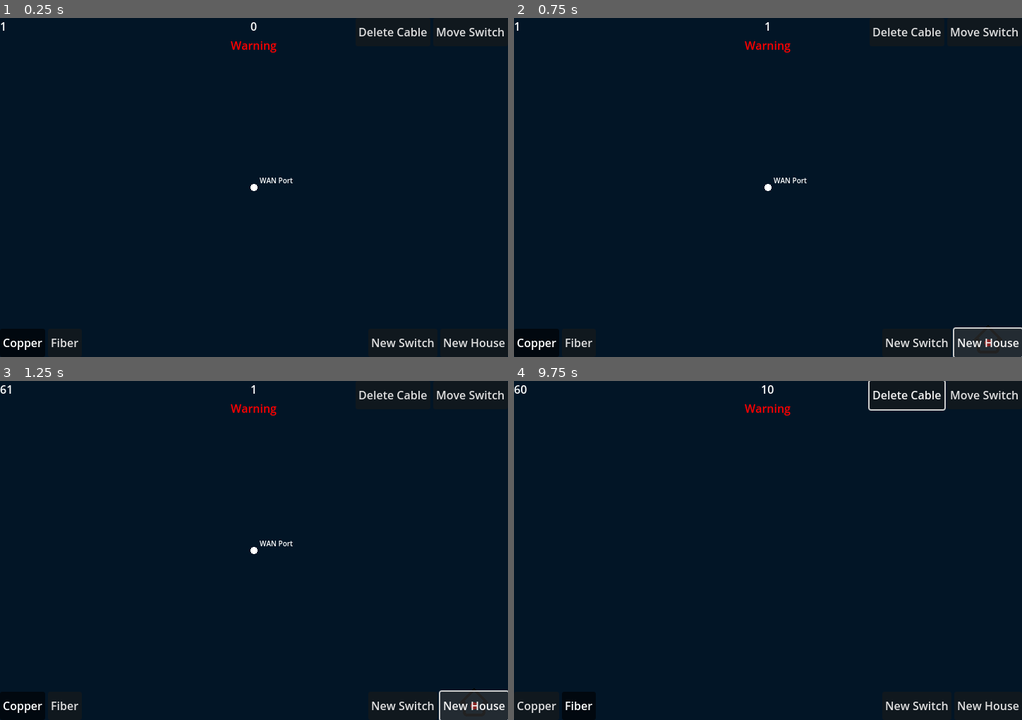
Above: before the commit, frames 1-4 (two rows, left to right).
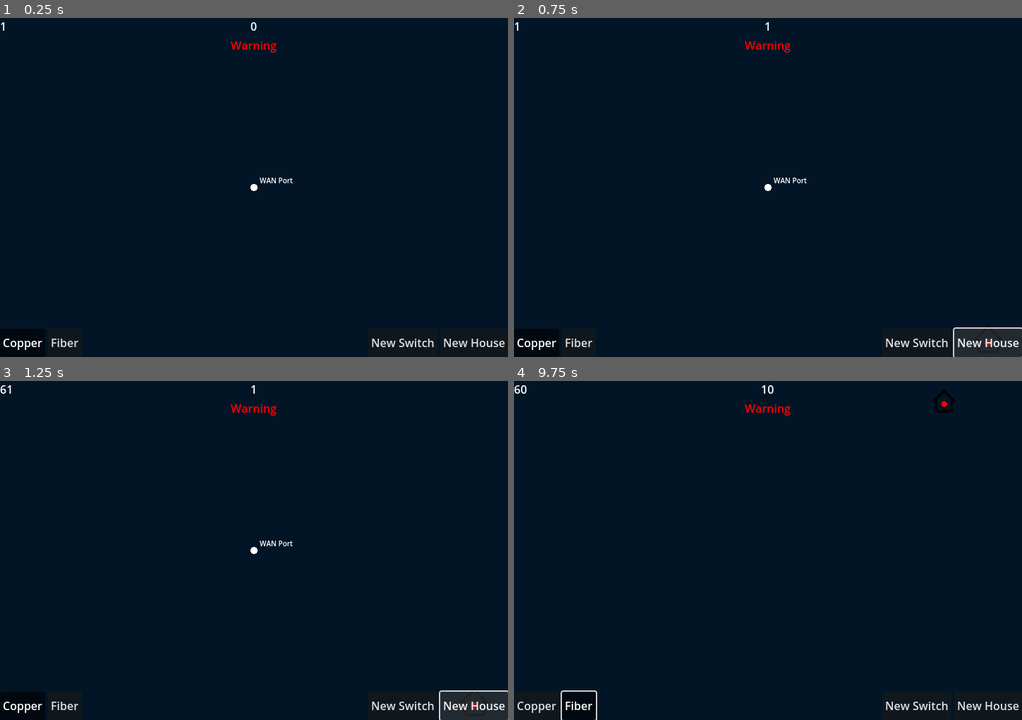
Above: after the commit, the same moments.

Repository: jcronenberg/crISP
Game: Godot game, scene res://src/scenes/main/game.tscn
Same seed, same stepped clock (60 frames per second), same inputs: the game is played once before the commit and once after it.
Inputs (mouse positions are in pixels of both pictures, inside the frame that each line leads up to):
- Up to frame 1 (0.25 s): no input
- Up to frame 2 (0.75 s): click "New House" at 0.5 s
- Up to frame 3 (1.25 s): no input
- Up to frame 4 (9.75 s): click "New House" at 1.25 s; click "Copper" at 2 s; click "Fiber" at 2.75 s; tap Enter at 3.5, 5, 8 s; drag from (768, 550) to (986, 706) at 3.52 s; tap Space at 4.25, 7.25 s; drag from (666, 567) to (986, 706) at 4.27 s; move the mouse to (818, 475) at 5.02 s; press the mouse at (818, 475) at 5.03 s; hold Right 5.03-5.75 s; tap Ctrl (SelectMultiple, bound only after the commit) at 5.3, 8.3 s; release the mouse at (818, 475) at 5.75 s; drag from (742, 618) to (615, 499) at 5.77 s; move the mouse to (920, 601) at 6.52 s; hold Left 6.53-7.25 s; hold Middle mouse button (Back) 6.53-7.25 s; click (920, 601) at 6.67 s; tap Shift (SnapToGrid) at 6.8 s; drag from (615, 499) to (691, 465) at 7.27 s; move the mouse to (793, 550) at 8.02 s; press the mouse at (793, 550) at 8.03 s; hold Down 8.03-8.75 s; release the mouse at (793, 550) at 8.75 s; drag from (691, 465) to (666, 567) at 8.77 s; move the mouse to (879, 533) at 9.52 s; hold Up from 9.53 s (still down); hold Mouse wheel down (ZoomOut) from 9.53 s (still down); click (879, 533) at 9.67 s

The runs differ from the first frame. In frame 1, 0.3% of the frame differs, in the area x 70-100%, y 2-6%; in frame 2, 0.3%; in frame 3, 0.3%; in frame 4, 0.6%, in the area x 9-100%, y 0-100%.

Commit message:
Add a selection system
Cables and switches can now be selected (which will make them highlighted) and
then deleted. Switches can also be moved.

Diff:
--- a/project.godot
+++ b/project.godot
@@ -72,6 +72,11 @@
 "events": [Object(InputEventMouseButton,"resource_local_to_scene":false,"resource_name":"","device":-1,"window_id":0,"a …(253 unchanged characters)…
 ]
 }
+SelectMultiple={
+"deadzone": 0.5,
+"events": [Object(InputEventKey,"resource_local_to_scene":false,"resource_name":"","device":0,"window_id":0,"alt_pressed":false,"shift_pressed":false,"ctrl_pressed":false,"meta_pressed":false,"pressed":false,"keycode":0,"physical_keycode":4194326,"key_label":0,"unicode":0,"location":0,"echo":false,"script":null)
+]
+}
 
 [rendering]
 
--- a/src/UI/game_ui.gd
+++ b/src/UI/game_ui.gd
@@ -19,21 +19,21 @@
 	%WarningLabel.visible = false
 
 
-func _on_move_switch_button_pressed() -> void:
-	Global.cursor_mode = Global.CursorModes.MOVE_SWITCH
+func toggle_delete_cable_button_visibility(state: bool) -> void:
+	%DeleteCableButton.visible = state
 
 
 func _on_delete_cable_button_pressed() -> void:
-	Global.cursor_mode = Global.CursorModes.DELETE_CABLE
+	Global.current_simulation.delete_selected_nodes()
 
 
 func _on_new_switch_button_pressed() -> void:
-	Global.get_current_simulation().create_switch()
+	Global.current_simulation.create_switch()
 	Global.cursor_mode = Global.CursorModes.CABLE
 
 
 func _on_new_house_button_pressed() -> void:
-	Global.get_current_simulation().create_house()
+	Global.current_simulation.create_house()
 	Global.cursor_mode = Global.CursorModes.CABLE
 
 
--- a/src/UI/game_ui.tscn
+++ b/src/UI/game_ui.tscn
@@ -12,6 +12,7 @@
 anchor_bottom = 1.0
 grow_horizontal = 2
 grow_vertical = 2
+mouse_filter = 2
 script = ExtResource("1_hlsmw")
 
 [node name="FPSCounter" type="Label" parent="."]
@@ -91,25 +92,20 @@
 anchors_preset = 1
 anchor_left = 1.0
 anchor_right = 1.0
-offset_left = -198.0
-offset_bottom = 40.0
+offset_left = -106.0
+offset_bottom = 31.0
 grow_horizontal = 0
 
 [node name="DeleteCableButton" type="Button" parent="CursorModeButtons"]
+unique_name_in_owner = true
+visible = false
 layout_mode = 2
 toggle_mode = true
 button_group = SubResource("ButtonGroup_2kd3i")
-text = "Delete Cable"
-
-[node name="MoveSwitchButton" type="Button" parent="CursorModeButtons"]
-layout_mode = 2
-toggle_mode = true
-button_group = SubResource("ButtonGroup_2kd3i")
-text = "Move Switch"
+text = "Delete selected"
 
 [connection signal="pressed" from="CableTypesButtons/CableCopperButton" to="." method="_on_cable_copper_button_pressed"]
 [connection signal="pressed" from="CableTypesButtons/CableFiberButton" to="." method="_on_cable_fiber_button_pressed"]
 [connection signal="pressed" from="NewNodesButtons/NewSwitchButton" to="." method="_on_new_switch_button_pressed"]
 [connection signal="pressed" from="NewNodesButtons/NewHouseButton" to="." method="_on_new_house_button_pressed"]
 [connection signal="pressed" from="CursorModeButtons/DeleteCableButton" to="." method="_on_delete_cable_button_pressed"]
-[connection signal="pressed" from="CursorModeButtons/MoveSwitchButton" to="." method="_on_move_switch_button_pressed"]
--- a/src/cables/cable_node.gd
+++ b/src/cables/cable_node.gd
@@ -8,7 +8,7 @@
 		port1 = port
 		port.connected_cable = self
 		global_position = port.global_position
-		add_point(port.global_position)
+		cable_add_point(port.global_position)
 var port2: PortNode = null
 var cable_type: Global.CableTypes:
 	set(value):
@@ -34,9 +34,9 @@
 func _input(event: InputEvent) -> void:
 	if event.is_action_pressed("Use"):
 		# Check if position under cursor is possible endpoint
-		var space_rid := get_world_2d().space
-		var space_state := PhysicsServer2D.space_get_direct_state(space_rid)
-		var query := PhysicsPointQueryParameters2D.new()
+		var space_rid: RID = get_world_2d().space
+		var space_state: PhysicsDirectSpaceState2D = PhysicsServer2D.space_get_direct_state(space_rid)
+		var query: PhysicsPointQueryParameters2D = PhysicsPointQueryParameters2D.new()
 		query.collide_with_areas = true
 		query.position = get_global_mouse_position()
 		if Input.is_action_pressed("SnapToGrid"):
@@ -54,24 +54,27 @@
 				collider.connected_cable = self
 
 				port2 = collider
-				set_point_position(points.size() - 1, collider.global_position - global_position)
+				cable_set_point_position(points.size() - 1, collider.global_position - global_position)
 
 				# Add collision
 				set_cable_collision()
 
 				# Setup is finished, add to simulation
-				Global.get_current_simulation().add_cable_to_sim(self)
+				Global.current_simulation.add_cable_to_sim(self)
+
+				# Set input as handled so we don't select the cable immediately
+				get_viewport().set_input_as_handled()
 				return
 			# Invalid because point is an endpoint but not free
 			elif "is_endpoint" in node["collider"]:
 				return
 
 		# Add new point, position doesn't matter, it get's set by _process
-		add_point(Vector2(0, 0))
+		cable_add_point(Vector2(0, 0))
 	elif event.is_action_pressed("Cancel"):
 		queue_free()
 	elif event.is_action_pressed("Back") and points.size() > 2:
-		remove_point(points.size() - 1)
+		cable_remove_point(points.size() - 1)
 	elif event.is_action_pressed("Back"):
 		queue_free()
 
@@ -80,7 +83,7 @@
 	var cursor_pos: Vector2 = get_global_mouse_position()
 	if Input.is_action_pressed("SnapToGrid"):
 		cursor_pos = cursor_pos.snapped(Vector2i(20, 20))
-	set_point_position(points.size() - 1, cursor_pos - global_position)
+	cable_set_point_position(points.size() - 1, cursor_pos - global_position)
 
 
 func _exit_tree() -> void:
@@ -88,7 +91,26 @@
 		port1.connected_cable = null
 	if port2 and is_instance_valid(port2):
 		port2.connected_cable = null
-	Global.get_current_simulation().delete_cable(self)
+	Global.current_simulation.delete_cable(self)
+	Global.current_simulation.unselect_node(self)
+
+
+## Wrapper, that adds the point to both the cable and the outline
+func cable_add_point(point: Vector2) -> void:
+	add_point(point)
+	%Outline.add_point(point)
+
+
+## Wrapper, that sets a point's position on both the cable and the outline
+func cable_set_point_position(point_index: int, point: Vector2) -> void:
+	set_point_position(point_index, point)
+	%Outline.set_point_position(point_index, point)
+
+
+## Wrapper, that removes the point from both the cable and the outline
+func cable_remove_point(point_index: int) -> void:
+	remove_point(point_index)
+	%Outline.remove_point(point_index)
 
 
 func update_cur_bandwidth(bandwidth: int) -> void:
@@ -152,18 +174,27 @@
 	return col_polys
 
 
-func _on_line_collision_input_event(_viewport: Viewport, event: InputEvent, _shape_idx: int) -> void:
+func highlight(state: bool) -> void:
+	if being_edited or is_queued_for_deletion():
+		return
+	%Outline.visible = state
+	z_index = 1 if state else 0
+
+
+func _generic_input(event: InputEvent) -> void:
 	if event is not InputEventMouseButton or not event.pressed:
 		return
 
-	if event.is_action_pressed("Use") and Global.cursor_mode == Global.CursorModes.DELETE_CABLE:
-		queue_free()
+	elif event.is_action_pressed("Use"):
+		Global.current_simulation.select_node(self)
+
+
+func _on_line_collision_input_event(viewport: Viewport, event: InputEvent, _shape_idx: int) -> void:
+	_generic_input(event)
+	viewport.set_input_as_handled()
 
 
 # TODO allow moving of points
-func _on_point_collision_input_event(_viewport: Viewport, event: InputEvent, _shape_idx: int) -> void:
-	if event is not InputEventMouseButton or not event.pressed:
-		return
-
-	if event.is_action_pressed("Use") and Global.cursor_mode == Global.CursorModes.DELETE_CABLE:
-		queue_free()
+func _on_point_collision_input_event(viewport: Viewport, event: InputEvent, _shape_idx: int) -> void:
+	_generic_input(event)
+	viewport.set_input_as_handled()
--- a/src/cables/cable_node.tscn
+++ b/src/cables/cable_node.tscn
@@ -15,3 +15,14 @@
 round_precision = 32
 antialiased = true
 script = ExtResource("2_jdo53")
+
+[node name="Outline" type="Line2D" parent="."]
+unique_name_in_owner = true
+visible = false
+show_behind_parent = true
+points = PackedVector2Array(0, 0)
+width = 8.0
+default_color = Color(1, 1, 1, 0.705882)
+joint_mode = 2
+round_precision = 32
+antialiased = true
--- a/src/endpoints/house_node.gd
+++ b/src/endpoints/house_node.gd
@@ -23,7 +23,7 @@
 func _input(event: InputEvent) -> void:
 	if event.is_action_pressed("Use"):
 		placed = true
-		Global.get_current_simulation().add_endpoint(self)
+		Global.current_simulation.add_endpoint(self)
 		set_process(false)
 		set_process_input(false)
 		get_viewport().set_input_as_handled()
--- a/src/endpoints/port_node.gd
+++ b/src/endpoints/port_node.gd
@@ -8,13 +8,18 @@
 	get = get_is_port_connected
 
 
-func _input_event(_viewport: Viewport, event: InputEvent, _shape_idx: int) -> void:
+func _ready() -> void:
+	connect("input_event", _on_input_event)
+
+
+func _on_input_event(viewport: Viewport, event: InputEvent, _shape_idx: int) -> void:
 	if (
 			event.is_action_pressed("Use")
 			and not is_port_connected
 			and Global.cursor_mode == Global.CursorModes.CABLE
 			):
-		Global.get_current_simulation().request_cable_creation(self)
+		Global.current_simulation.request_cable_creation(self)
+		viewport.set_input_as_handled()
 
 
 func _exit_tree() -> void:
--- a/src/endpoints/switch_node.gd
+++ b/src/endpoints/switch_node.gd
@@ -23,10 +23,15 @@
 			move_connected_cables(old_position - global_position)
 
 
+func _exit_tree() -> void:
+	Global.current_simulation.remove_endpoint(self)
+	Global.current_simulation.unselect_node(self)
+
+
 func _input(event: InputEvent) -> void:
-	if event.is_action_pressed("Use"):
+	if event.is_action_pressed("Use") and not placed:
 		placed = true
-		Global.get_current_simulation().add_endpoint(self)
+		Global.current_simulation.add_endpoint(self)
 		get_viewport().set_input_as_handled()
 	elif event.is_action_pressed("Back") or event.is_action_pressed("Cancel"):
 		queue_free()
@@ -39,12 +44,23 @@
 			child.move_connected_cable(position_diff, final)
 
 
+func highlight(state: bool) -> void:
+	if is_queued_for_deletion():
+		return
+
+	%Outline.visible = state
+	%SelectedUI.visible = state
+	z_index = 1 if state else 0
+
+
 func _on_switch_body_area_input_event(_viewport: Viewport, event: InputEvent, _shape_idx: int) -> void:
-	if (
-			event.is_action_pressed("Use")
-			and Global.cursor_mode == Global.CursorModes.MOVE_SWITCH
-			and placed
-			):
-		placed = false
-		set_process(true)
-		set_process_input(true)
+	if event.is_action_pressed("Use"):
+		Global.current_simulation.select_node(self)
+
+
+func _on_delete_button_pressed() -> void:
+	queue_free()
+
+
+func _on_move_button_pressed() -> void:
+	placed = false
--- a/src/endpoints/switch_node.tscn
+++ b/src/endpoints/switch_node.tscn
@@ -66,6 +66,13 @@
 color = Color(0, 0, 0, 1)
 polygon = PackedVector2Array(-50, -20, -50, 20, 50, 20, 50, -20)
 
+[node name="Outline" type="Polygon2D" parent="SwitchBodyArea/SwitchBody"]
+unique_name_in_owner = true
+visible = false
+show_behind_parent = true
+color = Color(1, 1, 1, 0.705882)
+polygon = PackedVector2Array(-53, -23, -53, 23, 53, 23, 53, -23)
+
 [node name="SwitchBodyCollision" type="CollisionShape2D" parent="SwitchBodyArea"]
 shape = SubResource("RectangleShape2D_lj5gn")
 
@@ -109,4 +116,28 @@
 material = SubResource("ShaderMaterial_s167i")
 position = Vector2(40, 10)
 
+[node name="SelectedUI" type="VBoxContainer" parent="."]
+unique_name_in_owner = true
+visible = false
+z_index = 2
+offset_left = 53.0
+offset_top = -23.0
+offset_right = 73.0
+offset_bottom = 23.0
+theme_override_constants/separation = 2
+
+[node name="DeleteButton" type="Button" parent="SelectedUI"]
+layout_mode = 2
+size_flags_vertical = 3
+theme_override_font_sizes/font_size = 8
+text = "D"
+
+[node name="MoveButton" type="Button" parent="SelectedUI"]
+layout_mode = 2
+size_flags_vertical = 3
+theme_override_font_sizes/font_size = 8
+text = "M"
+
 [connection signal="input_event" from="SwitchBodyArea" to="." method="_on_switch_body_area_input_event"]
+[connection signal="pressed" from="SelectedUI/DeleteButton" to="." method="_on_delete_button_pressed"]
+[connection signal="pressed" from="SelectedUI/MoveButton" to="." method="_on_move_button_pressed"]
--- a/src/endpoints/switch_port.gd
+++ b/src/endpoints/switch_port.gd
@@ -14,7 +14,7 @@
 		point_id = 0
 	else:
 		point_id = connected_cable.get_point_count() - 1
-	connected_cable.set_point_position(point_id, connected_cable.get_point_position(point_id) - position_diff)
+	connected_cable.cable_set_point_position(point_id, connected_cable.get_point_position(point_id) - position_diff)
 	if final:
 		connected_cable.set_cable_collision()
 
@@ -25,3 +25,11 @@
 	# Reset color if we are no longer connected
 	if not is_port_connected:
 		material.set_shader_parameter("color", Color(0, 1, 0))
+
+
+func _on_input_event(viewport: Viewport, event: InputEvent, shape_idx: int) -> void:
+	# If the port was clicked to add a cable it should not select the switch
+	var pre_port_connected: bool = is_port_connected
+	super(viewport, event, shape_idx)
+	if event.is_action_pressed("Use") and not pre_port_connected:
+		Global.current_simulation.unselect_node(get_parent())
--- a/src/endpoints/wan_port.gd
+++ b/src/endpoints/wan_port.gd
@@ -4,7 +4,7 @@
 func get_real_parent() -> Node2D:
 	return self
 
-func _input_event(_viewport: Viewport, _event: InputEvent, _shape_idx: int) -> void:
+func _on_input_event(_viewport: Viewport, _event: InputEvent, _shape_idx: int) -> void:
 	pass
 
 # Nothing to do here
--- a/src/globals/global.gd
+++ b/src/globals/global.gd
@@ -2,8 +2,6 @@
 
 enum CursorModes {
 	CABLE,
-	DELETE_CABLE,
-	MOVE_SWITCH,
 }
 
 enum CableTypes {
@@ -13,7 +11,4 @@
 
 var cursor_mode: CursorModes = CursorModes.CABLE
 var selected_cable_type: CableTypes = CableTypes.COPPER
-
-
-func get_current_simulation() -> Simulation:
-	return get_node("/root/Game/Simulation")
+@onready var current_simulation: Simulation =  get_node("/root/Game/Simulation")
--- a/src/proc_gen/city_gen.gd
+++ b/src/proc_gen/city_gen.gd
@@ -82,7 +82,7 @@
 			for y in grid_cell_size.y:
 				var new_node: Node2D
 				if type == GridCellType.HOUSING:
-					new_node = Global.get_current_simulation().create_placed_house_at(cell_center + Vector2i(x, y) * cell_size)
+					new_node = Global.current_simulation.create_placed_house_at(cell_center + Vector2i(x, y) * cell_size)
 				else:
 					continue
 
--- a/src/scenes/main/game.tscn
+++ b/src/scenes/main/game.tscn
@@ -15,4 +15,3 @@
 [node name="GameUI" parent="CanvasLayer" instance=ExtResource("2_xc3vi")]
 unique_name_in_owner = true
 size_flags_horizontal = 0
-mouse_filter = 1
--- a/src/simulation/network_sim.gd
+++ b/src/simulation/network_sim.gd
@@ -129,9 +129,21 @@
 func delete_cable(cable_node: CableNode) -> void:
 	for cable in cables:
 		if cable.node_ref == cable_node:
-			endpoints[cable.endpoint1_id].remove_cable(cable)
-			endpoints[cable.endpoint2_id].remove_cable(cable)
+			# if delete endpoint was called the endpoint may be null already
+			if endpoints[cable.endpoint1_id]:
+				endpoints[cable.endpoint1_id].remove_cable(cable)
+			if endpoints[cable.endpoint2_id]:
+				endpoints[cable.endpoint2_id].remove_cable(cable)
+
 			cables.erase(cable)
+
+
+# Connected cables will also get freed and with that should call delete_cable
+# so we don't need to worry about the connected cables
+func delete_endpoint(endpoint_node: EndpointNode) -> void:
+	for endpoint in endpoints:
+		if endpoint and endpoint.node_ref == endpoint_node:
+			endpoints[endpoints.find(endpoint)] = null
 
 
 func reset_bandwidth_state() -> void:
@@ -175,7 +187,7 @@
 
 func _find_endpoint_id_by_node(node: Node2D) -> int:
 	for endpoint in endpoints:
-		if endpoint.node_ref == node:
+		if endpoint and endpoint.node_ref == node:
 			return endpoint.sim_id
 
 	return -1
--- a/src/simulation/simulation.gd
+++ b/src/simulation/simulation.gd
@@ -9,6 +9,13 @@
 
 var sim_change_happened: bool = true # Used to indicate that a change happened
 # and we need to simulate
+
+var selected_nodes: Array[Node2D]: # The nodes currently selected
+	set(value):
+		for prev_selected_node in selected_nodes:
+			prev_selected_node.highlight(false)
+		selected_nodes = value
+		game_ui.toggle_delete_cable_button_visibility(selected_nodes.size() > 0)
 
 var _network_sim: NetworkSim = NetworkSim.new()
 # var _network_sim_worker_thread: Thread = Thread.new()
@@ -35,9 +42,8 @@
 
 
 func add_cable_to_sim(cable: CableNode) -> void:
+	_network_sim.add_cable(cable)
 	sim_change_happened = true
-
-	_network_sim.add_cable(cable)
 
 
 func add_cable(cable: CableNode) -> void:
@@ -45,15 +51,19 @@
 
 
 func delete_cable(cable: CableNode) -> void:
-	sim_change_happened = true
 	_network_sim.delete_cable(cable)
 	cable.queue_free()
+	sim_change_happened = true
 
 
 func add_endpoint(endpoint: EndpointNode) -> void:
+	_network_sim.add_endpoint(endpoint)
 	sim_change_happened = true
 
-	_network_sim.add_endpoint(endpoint)
+
+func remove_endpoint(endpoint: EndpointNode) -> void:
+	_network_sim.delete_endpoint(endpoint)
+	sim_change_happened = true
 
 
 func create_switch() -> void:
@@ -65,8 +75,6 @@
 
 
 func create_placed_house_at(pos: Vector2i) -> HouseNode:
-	sim_change_happened = true
-
 	var new_house: HouseNode = house_scene.instantiate()
 	new_house.global_position = pos
 	add_endpoint(new_house)
@@ -74,7 +82,53 @@
 	new_house.placed = true
 	new_house.set_process(false)
 	new_house.set_process_input(false)
+
+	sim_change_happened = true
+
 	return new_house
+
+
+## Select a node, if the SelectMultiple action is pressed it gets added to the current selection
+func select_node(node: Node2D) -> void:
+	if Input.is_action_pressed("SelectMultiple"):
+		selected_nodes.append(node)
+	else:
+		selected_nodes = [node]
+
+	game_ui.toggle_delete_cable_button_visibility(selected_nodes.size() > 0)
+
+	node.highlight(true)
+
+
+func unselect_node(node: Node2D) -> void:
+	if node in selected_nodes:
+		selected_nodes.erase(node)
+		if is_instance_valid(node):
+			node.highlight(false)
+
+	game_ui.toggle_delete_cable_button_visibility(selected_nodes.size() > 0)
+
+
+func delete_selected_nodes() -> void:
+	for selected_node in selected_nodes:
+		selected_node.queue_free()
+
+	selected_nodes = []
+
+
+func _unhandled_input(event: InputEvent) -> void:
+	if event.is_action_pressed("Use") and not Input.is_action_pressed("SelectMultiple"):
+		var space_rid: RID = get_world_2d().space
+		var space_state: PhysicsDirectSpaceState2D = PhysicsServer2D.space_get_direct_state(space_rid)
+		var query: PhysicsPointQueryParameters2D = PhysicsPointQueryParameters2D.new()
+		query.collide_with_areas = true
+		query.position = get_global_mouse_position()
+		if Input.is_action_pressed("SnapToGrid"):
+			query.position = query.position.snapped(Vector2i(20, 20))
+		query.collide_with_bodies = false
+		var nodes: Array[Dictionary] = space_state.intersect_point(query)
+		if nodes.size() == 0:
+			selected_nodes = []
 
 
 func _on_network_sim_houses_allocated(allocated: bool) -> void:
